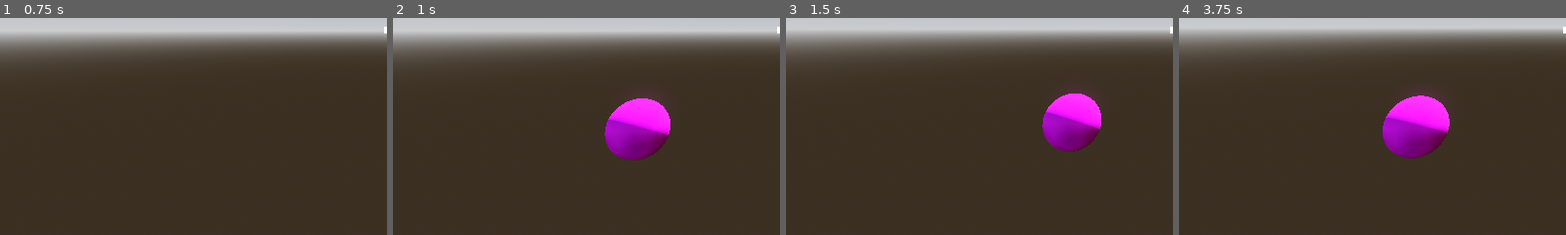
Above: before the commit, frames 1-4 (left to right).
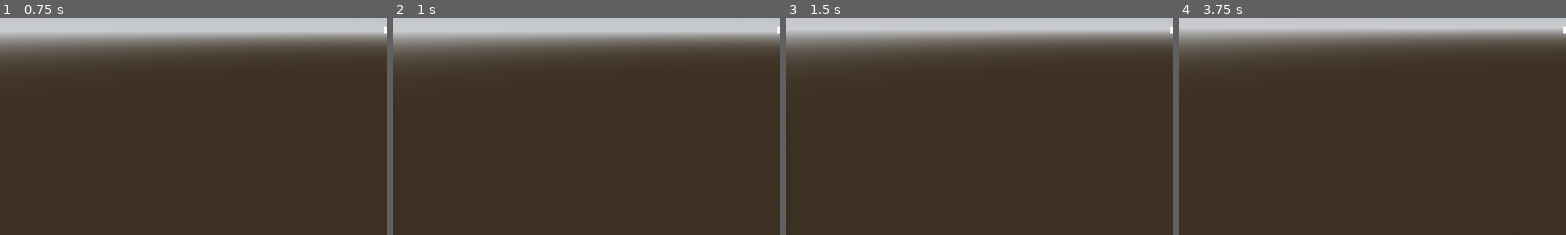
Above: after the commit, the same moments.

Repository: peippoe/bosa
Game: Godot game, scene res://Scenes/main.tscn
Same seed, same stepped clock (60 frames per second), same inputs: the game is played once before the commit and once after it. Sound files missing from this copy of the repository are replaced by a short silence.
Inputs (mouse positions are % of the whole screen's width and height, from its top left):
- Up to frame 1 (0.75 s): tap Enter (ui_accept) at 0.5 s; move the mouse to (55, 50) at 0.52 s; hold Up (ui_up) from 0.53 s (still down); hold Right mouse button (aim, bound only after the commit) from 0.53 s (still down); tap A (a, bound only after the commit) at 0.6 s
- Up to frame 2 (1 s): keep holding Up (ui_up); keep holding Right mouse button (aim, bound only after the commit); tap Enter (ui_accept) at 0.77 s
- Up to frame 3 (1.5 s): keep holding Up (ui_up); tap Enter (ui_accept) at 1.25 s; move the mouse to (45, 50) at 1.27 s; release Right mouse button (aim, bound only after the commit) at 1.28 s; right-click (45, 50) at 1.35 s
- Up to frame 4 (3.75 s): keep holding Up (ui_up); tap Enter (ui_accept) at 1.52, 2, 2.75, 3.02, 3.5 s; tap D (d, bound only after the commit) at 1.55, 2.1 s; move the mouse to (52, 48) at 2.02 s; tap S (s, bound only after the commit) at 2.3, 2.85 s; move the mouse to (49, 52) at 2.77 s; tap Shift (shift, bound only after the commit) at 3.05 s; move the mouse to (57, 51) at 3.52 s; hold Shift (shift, bound only after the commit) from 3.53 s (still down)
The pictures show only the part of the screen within x 0-50%, y 47-97%; the shares and areas given below are measured in that part.

Frame 1 is identical in both runs. In frame 2, 3.8% of the frame differs, in the area x 54-72%, y 37-66%; in frame 3, 3.2%; in frame 4, 3.9%, in the area x 52-70%, y 35-65%.

Commit message:
Starting Map Editor

Diff:
--- /dev/null
+++ b/Assets/Shaders/grid.gdshader
@@ -0,0 +1,122 @@
+shader_type spatial;
+
+render_mode cull_disabled;
+
+uniform float subdivisions : hint_range(1, 1024, 1.0) = 32;
+uniform float grid_width : hint_range(0.0, 1.0, 0.01) = 0.02;
+uniform vec4 background_color : source_color = vec4(0.2, 0.2, 0.2, 1.0);
+uniform vec4 background_color_two : source_color = vec4(0.1, 0.1, 0.1, 1.0);
+uniform vec4 grid_color : source_color = vec4(0.5, 0.5, 0.5, 1.0);
+uniform float dashed_scale_x : hint_range(0.0, 0.99, 0.01) = 0.02;
+uniform float dashed_scale_y : hint_range(0.0, 0.99, 0.01) = 0.02;
+uniform float dashed_count_x : hint_range(0.0, 16.0, 1.0) = 1.0;
+uniform float dashed_count_y : hint_range(0.0, 16.0, 1.0) = 1.0;
+
+group_uniforms Point;
+uniform float point_width : hint_range(0.0, 1.0, 0.01) = 0.021;
+uniform vec4 point_color : source_color = vec4(0.0, 0.0, 0.0, 1.0);
+uniform float point_scale_x : hint_range(0.0, 1.0, 0.01) = 0.05;
+uniform float point_scale_y : hint_range(0.0, 1.0, 0.01) = 0.05;
+
+group_uniforms InsideGrid;
+uniform float inside_width : hint_range(0.0, 1.0, 0.01) = 0.01;
+uniform float inside_subdivisions : hint_range(1, 9, 1) = 6;
+uniform vec4 inside_color : source_color = vec4(0.4, 0.4, 0.4, 1.0);
+uniform float in_dashed_scale_x : hint_range(0.0, 0.99, 0.01) = 0.3;
+uniform float in_dashed_scale_y : hint_range(0.0, 0.99, 0.01) = 0.3;
+uniform float in_dashed_count_x : hint_range(0.0, 18.0, 1.0) = 6.0;
+uniform float in_dashed_count_y : hint_range(0.0, 18.0, 1.0) = 6.0;
+
+
+float grid(vec2 uv, vec2 lineWidth,bool check) {
+	vec4 uvDDXY = vec4(dFdx(uv), dFdy(uv));
+	vec2 uvDeriv = vec2(length(uvDDXY.xz), length(uvDDXY.yw));
+
+	bvec2 invertLine = bvec2(lineWidth.x > 0.5, lineWidth.y > 0.5); //RV
+	vec2 targetWidth = vec2(
+		invertLine.x ? 1.0 - lineWidth.x : lineWidth.x,
+		invertLine.y ? 1.0 - lineWidth.y : lineWidth.y
+		);
+
+
+	vec2 lineAA = uvDeriv * 1.5;
+	vec2 gridUV = abs((fract(uv)) * 2.0 - 1.0);
+
+
+	if (check == true){
+		targetWidth = vec2(1.0);
+		lineAA *= 1.5;
+
+		float index = 0.0;
+		index += step(1.0, mod(uv.x, 2.0));
+		index += step(1.0, mod(uv.y, 2.0)) * 2.0;
+
+		if (index == 1.0 || index == 2.0) {
+			lineAA = -lineAA;
+		}
+	} else {
+		gridUV = vec2(
+			invertLine.x ? gridUV.x : 1.0 - gridUV.x,
+			invertLine.y ? gridUV.y : 1.0 - gridUV.y
+		);
+	}
+
+	vec2 drawWidth = clamp(targetWidth, uvDeriv, vec2(1.0));
+	vec2 gridBase = smoothstep(drawWidth + lineAA, drawWidth - lineAA, gridUV);
+
+
+	gridBase *= clamp(targetWidth / drawWidth, 0.0, 1.0);
+	gridBase = mix(gridBase , targetWidth , clamp((uvDeriv * 2.0 - 1.0) , 0.0, 1.0));
+	gridBase.x = invertLine.x ? 1.0 - gridBase.x : gridBase.x;
+	gridBase.y = invertLine.y ? 1.0 - gridBase.y : gridBase.y;
+
+
+	return mix(gridBase.x, 1.0, gridBase.y);
+}
+
+
+float dashed_grid(vec2 uv, vec2 lineWidth, vec2 dot_width, vec2 count, float add){
+	//Inverts the width values
+	lineWidth = 1.0 - lineWidth;
+	//Create two "masks", one for X and one for Y
+	float gridX = 1.0 - grid(vec2(uv.x * count.x, uv.y + add), vec2(dot_width.x, lineWidth.x), false);
+	float gridY = 1.0 - grid(vec2(uv.y * count.y, uv.x + add), vec2(dot_width.y, lineWidth.y), false);
+
+	float grid = mix(gridX, 1.0, gridY);
+	return grid;
+}
+
+
+void fragment() {
+	//Subdividing uv
+	vec2 uv = UV * subdivisions;
+
+	//CheckerBoard
+	float checkeredGrid = grid(uv , vec2(0.5), true);
+
+	//Grid
+	float mainGrid = dashed_grid(
+			uv , vec2(grid_width), vec2(dashed_scale_x, dashed_scale_y),
+			vec2(dashed_count_x, dashed_count_y), 0.5);
+
+	//Inside Grid
+	float insideGrid = dashed_grid(
+			uv * inside_subdivisions, vec2(inside_width),
+			vec2(in_dashed_scale_x, in_dashed_scale_y),
+			vec2(in_dashed_count_x, in_dashed_count_y), 0.5);
+
+	//Points
+	float pointGrid = dashed_grid(
+			uv + 0.5, vec2(point_width),
+			1.0 - vec2(point_scale_x , point_scale_y),
+			vec2(1.0), 0.0);
+
+	//Add final color
+	vec4 final_grid_color = mix(background_color, background_color_two, checkeredGrid);
+	if (insideGrid != 0.0) final_grid_color = mix(final_grid_color, inside_color, insideGrid);
+	if (mainGrid != 0.0) final_grid_color = mix(final_grid_color, grid_color, mainGrid);
+	if (pointGrid != 0.0) final_grid_color = mix(final_grid_color, point_color, pointGrid);
+
+	ALBEDO = final_grid_color.rgb;
+	ALPHA = final_grid_color.a;
+}
--- /dev/null
+++ b/Scenes/map_editor.tscn
@@ -0,0 +1,115 @@
+[gd_scene load_steps=10 format=3 uid="uid://4uvg1b2unkyd"]
+
+[ext_resource type="Script" uid="uid://w7ilsy5pi3i8" path="res://Scripts/ghost_cam.gd" id="1_cy2dn"]
+[ext_resource type="Shader" uid="uid://d1cco51l6rfas" path="res://Assets/Shaders/grid.gdshader" id="2_7xmfy"]
+[ext_resource type="Script" uid="uid://fwdo34xs83us" path="res://Scripts/editor_ui.gd" id="3_43ajp"]
+
+[sub_resource type="ProceduralSkyMaterial" id="ProceduralSkyMaterial_7xmfy"]
+sky_horizon_color = Color(0.662243, 0.671743, 0.686743, 1)
+ground_horizon_color = Color(0.662243, 0.671743, 0.686743, 1)
+
+[sub_resource type="Sky" id="Sky_43ajp"]
+sky_material = SubResource("ProceduralSkyMaterial_7xmfy")
+
+[sub_resource type="Environment" id="Environment_kqkv5"]
+background_mode = 2
+sky = SubResource("Sky_43ajp")
+tonemap_mode = 2
+glow_enabled = true
+
+[sub_resource type="QuadMesh" id="QuadMesh_7xmfy"]
+size = Vector2(10, 10)
+orientation = 1
+
+[sub_resource type="ShaderMaterial" id="ShaderMaterial_43ajp"]
+render_priority = 0
+shader = ExtResource("2_7xmfy")
+shader_parameter/subdivisions = 10.0
+shader_parameter/grid_width = 0.01
+shader_parameter/background_color = Color(0.2, 0.2, 0.2, 0.4)
+shader_parameter/background_color_two = Color(0.101961, 0.101961, 0.101961, 0.580392)
+shader_parameter/grid_color = Color(1, 1, 1, 0.388235)
+shader_parameter/dashed_scale_x = 0.2
+shader_parameter/dashed_scale_y = 0.2
+shader_parameter/dashed_count_x = 2.0
+shader_parameter/dashed_count_y = 2.0
+shader_parameter/point_width = 0.021
+shader_parameter/point_color = Color(0, 0, 0, 1)
+shader_parameter/point_scale_x = 0.05
+shader_parameter/point_scale_y = 0.05
+shader_parameter/inside_width = 0.01
+shader_parameter/inside_subdivisions = 6.0
+shader_parameter/inside_color = Color(0.4, 0.4, 0.4, 1)
+shader_parameter/in_dashed_scale_x = 0.3
+shader_parameter/in_dashed_scale_y = 0.3
+shader_parameter/in_dashed_count_x = 6.0
+shader_parameter/in_dashed_count_y = 6.0
+
+[sub_resource type="ConvexPolygonShape3D" id="ConvexPolygonShape3D_cy2dn"]
+points = PackedVector3Array(-5, 0, -5, -5, 0, 5, 5, 0, -5, 5, 0, 5)
+
+[node name="MapEditor" type="Node3D"]
+
+[node name="WorldEnvironment" type="WorldEnvironment" parent="."]
+environment = SubResource("Environment_kqkv5")
+
+[node name="DirectionalLight3D" type="DirectionalLight3D" parent="WorldEnvironment"]
+transform = Transform3D(-0.866023, -0.433016, 0.250001, 0, 0.499998, 0.866027, -0.500003, 0.749999, -0.43301, 0, 0, 0)
+shadow_enabled = true
+
+[node name="GhostCam" type="Node3D" parent="."]
+transform = Transform3D(1, 0, 0, 0, 1, 0, 0, 0, 1, 0, 1, 0)
+script = ExtResource("1_cy2dn")
+
+[node name="Cam" type="Camera3D" parent="GhostCam"]
+
+[node name="Grid" type="MeshInstance3D" parent="."]
+mesh = SubResource("QuadMesh_7xmfy")
+surface_material_override/0 = SubResource("ShaderMaterial_43ajp")
+
+[node name="StaticBody3D" type="StaticBody3D" parent="Grid"]
+
+[node name="CollisionShape3D" type="CollisionShape3D" parent="Grid/StaticBody3D"]
+shape = SubResource("ConvexPolygonShape3D_cy2dn")
+
+[node name="EditorUI" type="Control" parent="."]
+layout_mode = 3
+anchors_preset = 15
+anchor_right = 1.0
+anchor_bottom = 1.0
+grow_horizontal = 2
+grow_vertical = 2
+script = ExtResource("3_43ajp")
+
+[node name="HBoxContainer" type="VBoxContainer" parent="EditorUI"]
+layout_mode = 1
+anchors_preset = 15
+anchor_right = 1.0
+anchor_bottom = 1.0
+grow_horizontal = 2
+grow_vertical = 2
+
+[node name="SpawnTarget" type="Button" parent="EditorUI/HBoxContainer"]
+layout_mode = 2
+focus_mode = 0
+text = "spawn target"
+
+[node name="Control" type="Control" parent="EditorUI/HBoxContainer"]
+layout_mode = 2
+size_flags_vertical = 3
+size_flags_stretch_ratio = 20.0
+
+[node name="HBoxContainer" type="HBoxContainer" parent="EditorUI/HBoxContainer"]
+layout_mode = 2
+size_flags_vertical = 3
+
+[node name="Label" type="Label" parent="EditorUI/HBoxContainer/HBoxContainer"]
+layout_mode = 2
+text = "Timeline"
+
+[node name="HScrollBar" type="HScrollBar" parent="EditorUI/HBoxContainer/HBoxContainer"]
+layout_mode = 2
+size_flags_horizontal = 3
+size_flags_vertical = 2
+
+[connection signal="pressed" from="EditorUI/HBoxContainer/SpawnTarget" to="EditorUI" method="_on_spawn_target_pressed"]
--- /dev/null
+++ b/Scripts/editor_ui.gd
@@ -0,0 +1,8 @@
+extends Control
+
+
+
+
+func _on_spawn_target_pressed():
+	var a = Vector3(1, 1, 1)
+	TargetUtility.spawn_target(a)
--- /dev/null
+++ b/Scripts/ghost_cam.gd
@@ -0,0 +1,22 @@
+extends Node3D
+
+@onready var cam = $Cam
+
+
+func _input(event):
+
+	if event is InputEventMouseMotion and Input.mouse_mode == Input.MOUSE_MODE_CAPTURED:
+		self.rotate_y(-event.relative.x * 0.001)
+		cam.rotate_x(-event.relative.y * 0.001)
+		cam.rotation.x = clampf(cam.rotation.x, -PI/2, PI/2)
+
+func _physics_process(delta):
+	if Input.is_action_pressed("aim"):
+		Input.mouse_mode = Input.MOUSE_MODE_CAPTURED
+	else:
+		Input.mouse_mode = Input.MOUSE_MODE_VISIBLE
+
+	var input_dir = Input.get_vector("a", "d", "w", "s")
+	var speed = 2
+	if Input.is_action_pressed("shift"): speed = 4
+	self.global_position += cam.global_basis * Vector3(input_dir.x, 0, input_dir.y) * speed * delta
--- a/Scripts/target_spawner.gd
+++ b/Scripts/target_spawner.gd
@@ -6,15 +6,10 @@
 func _ready():
 	await get_tree().create_timer(1).timeout
 
-	spawn_target()
-
-func spawn_target():
-	var new_target = TARGET.instantiate()
-	get_tree().current_scene.add_child(new_target)
-	print(new_target.global_position)
-
 	var a = 10.0
 	var x = randf_range(0, a) - a/2
 	var y = randf_range(0, a) - a/2
 	var z = -5
-	new_target.global_position = Vector3(x, y, z)
+	var pos = Vector3(x, y, z)
+
+	TargetUtility.spawn_target(pos)
--- /dev/null
+++ b/Singletons/TargetUtility.gd
@@ -0,0 +1,9 @@
+extends Node
+
+const TARGET = preload("res://Scenes/target.tscn")
+
+
+func spawn_target(pos := Vector3.ZERO):
+	var new_target = TARGET.instantiate()
+	get_tree().current_scene.add_child(new_target)
+	new_target.global_position = pos
--- a/project.godot
+++ b/project.godot
@@ -19,10 +19,49 @@
 [autoload]
 
 AudioPlayer="*res://Singletons/AudioPlayer.gd"
+TargetUtility="*res://Singletons/TargetUtility.gd"
 
 [editor_plugins]
 
 enabled=PackedStringArray("res://addons/godot_super-wakatime/plugin.cfg")
+
+[input]
+
+shoot={
+"deadzone": 0.2,
+"events": [Object(InputEventMouseButton,"resource_local_to_scene":false,"resource_name":"","device":-1,"window_id":0,"alt_pressed":false,"shift_pressed":false,"ctrl_pressed":false,"meta_pressed":false,"button_mask":1,"position":Vector2(287, 11),"global_position":Vector2(296, 55),"factor":1.0,"button_index":1,"canceled":false,"pressed":true,"double_click":false,"script":null)
+]
+}
+aim={
+"deadzone": 0.2,
+"events": [Object(InputEventMouseButton,"resource_local_to_scene":false,"resource_name":"","device":-1,"window_id":0,"alt_pressed":false,"shift_pressed":false,"ctrl_pressed":false,"meta_pressed":false,"button_mask":2,"position":Vector2(247, 14),"global_position":Vector2(256, 58),"factor":1.0,"button_index":2,"canceled":false,"pressed":true,"double_click":false,"script":null)
+]
+}
+w={
+"deadzone": 0.2,
+"events": [Object(InputEventKey,"resource_local_to_scene":false,"resource_name":"","device":-1,"window_id":0,"alt_pressed":false,"shift_pressed":false,"ctrl_pressed":false,"meta_pressed":false,"pressed":false,"keycode":0,"physical_keycode":87,"key_label":0,"unicode":119,"location":0,"echo":false,"script":null)
+]
+}
+a={
+"deadzone": 0.2,
+"events": [Object(InputEventKey,"resource_local_to_scene":false,"resource_name":"","device":-1,"window_id":0,"alt_pressed":false,"shift_pressed":false,"ctrl_pressed":false,"meta_pressed":false,"pressed":false,"keycode":0,"physical_keycode":65,"key_label":0,"unicode":97,"location":0,"echo":false,"script":null)
+]
+}
+s={
+"deadzone": 0.2,
+"events": [Object(InputEventKey,"resource_local_to_scene":false,"resource_name":"","device":-1,"window_id":0,"alt_pressed":false,"shift_pressed":false,"ctrl_pressed":false,"meta_pressed":false,"pressed":false,"keycode":0,"physical_keycode":83,"key_label":0,"unicode":115,"location":0,"echo":false,"script":null)
+]
+}
+d={
+"deadzone": 0.2,
+"events": [Object(InputEventKey,"resource_local_to_scene":false,"resource_name":"","device":-1,"window_id":0,"alt_pressed":false,"shift_pressed":false,"ctrl_pressed":false,"meta_pressed":false,"pressed":false,"keycode":0,"physical_keycode":68,"key_label":0,"unicode":100,"location":0,"echo":false,"script":null)
+]
+}
+shift={
+"deadzone": 0.2,
+"events": [Object(InputEventKey,"resource_local_to_scene":false,"resource_name":"","device":-1,"window_id":0,"alt_pressed":false,"shift_pressed":false,"ctrl_pressed":false,"meta_pressed":false,"pressed":false,"keycode":0,"physical_keycode":4194325,"key_label":0,"unicode":0,"location":0,"echo":false,"script":null)
+]
+}
 
 [layer_names]
 
Not shown, added: Assets/Shaders/grid.gdshader.uid
Not shown, added: Scripts/editor_ui.gd.uid
Not shown, added: Scripts/ghost_cam.gd.uid
Not shown, added: Singletons/TargetUtility.gd.uid
